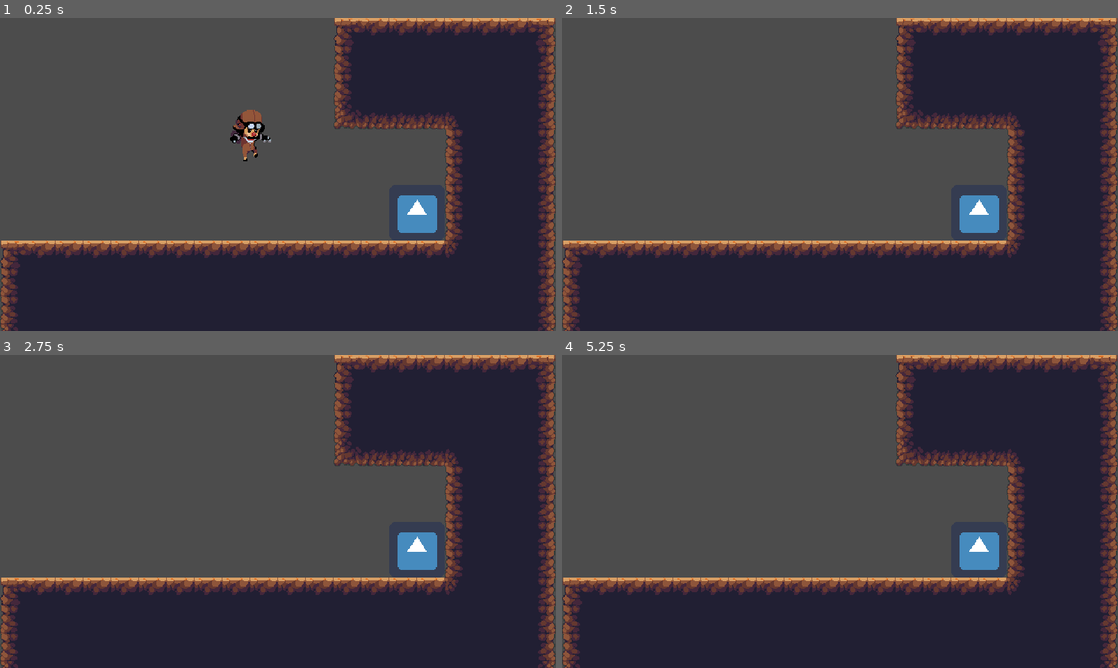
Above: before the commit, frames 1-4 (two rows, left to right).
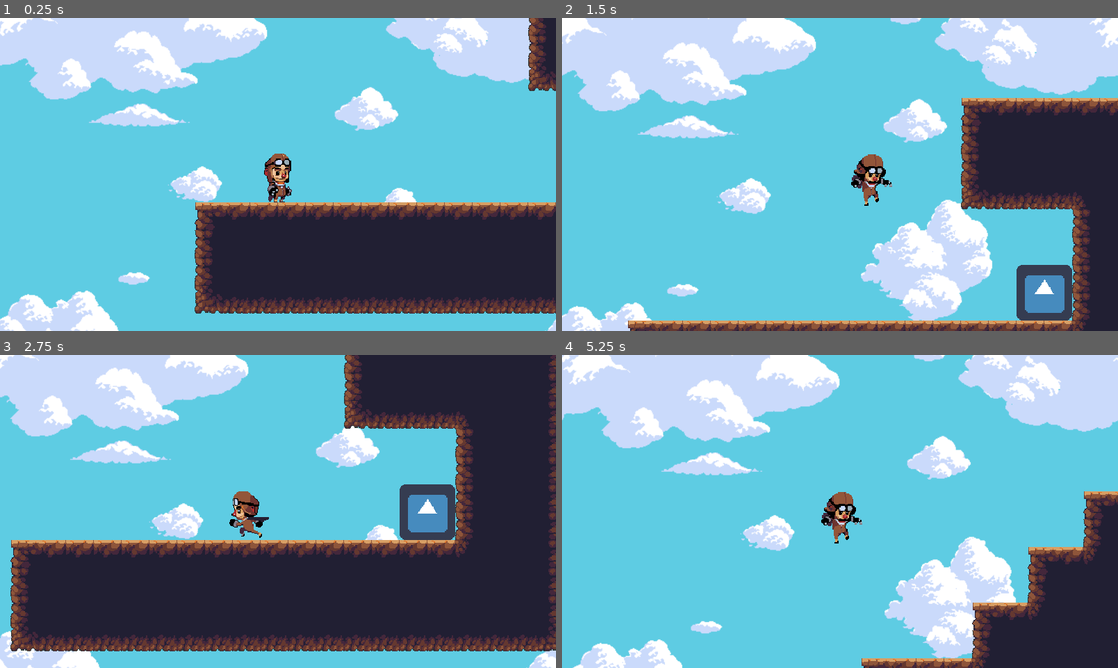
Above: after the commit, the same moments.

Repository: Mariolink528/Platform-Game
Game: Godot game, scene res://World.tscn
Two runs of this game, one before a commit and one after it. Both use one fixed random seed, a clock stepped at 60 frames per second and the inputs below. The engine's default icon, where the game draws it, is replaced by a stand-in: a white triangle on a blue panel in a dark square.
Inputs:
- Up to frame 1 (0.25 s): no input
- Up to frame 2 (1.5 s): hold Right (ui_right) from 0.53 s (still down); tap Up (ui_up) at 0.77 s
- Up to frame 3 (2.75 s): tap Up (ui_up) at 1.52 s; release Right (ui_right) at 2.03 s; hold Left (ui_left) from 2.03 s (still down)
- Up to frame 4 (5.25 s): release Left (ui_left) at 2.78 s; hold Right (ui_right) 2.78-4.28 s; tap Up (ui_up) at 3.02, 3.77, 4.52 s; hold Left (ui_left) 4.28-5.03 s; hold Right (ui_right) from 5.03 s (still down)

The runs differ from the first frame. In frame 1, 89% of the frame differs, in the area x 0-100%, y 0-100%; in frame 2, 94%; in frame 3, 73%; in frame 4, 94%.

Commit message:
Parallax scrolling

Diff:
--- a/DirtAutoTile.tres
+++ b/DirtAutoTile.tres
@@ -1,6 +1,99 @@
-[gd_resource type="TileSet" load_steps=2 format=2]
+[gd_resource type="TileSet" load_steps=33 format=2]
 
 [ext_resource path="res://Sprites/Tiles/DirtAutoTile.png" type="Texture" id=1]
+
+[sub_resource type="ConvexPolygonShape2D" id=1]
+points = PoolVector2Array( 0, 0, 64, 0, 64, 64, 0, 64 )
+
+[sub_resource type="ConvexPolygonShape2D" id=2]
+points = PoolVector2Array( 0, 0, 64, 0, 64, 64, 0, 64 )
+
+[sub_resource type="ConvexPolygonShape2D" id=3]
+points = PoolVector2Array( 64, 0, 64, 64, 0, 64, 0, 0 )
+
+[sub_resource type="ConvexPolygonShape2D" id=4]
+points = PoolVector2Array( 0, 0, 64, 0, 64, 64, 0, 64 )
+
+[sub_resource type="ConvexPolygonShape2D" id=5]
+points = PoolVector2Array( 0, 0, 64, 0, 64, 64, 0, 64 )
+
+[sub_resource type="ConvexPolygonShape2D" id=6]
+points = PoolVector2Array( 0, 0, 64, 0, 64, 64, 0, 64 )
+
+[sub_resource type="ConvexPolygonShape2D" id=7]
+points = PoolVector2Array( 0, 0, 64, 0, 64, 64, 0, 64 )
+
+[sub_resource type="ConvexPolygonShape2D" id=8]
+points = PoolVector2Array( 0, 0, 64, 0, 64, 64, 0, 64 )
+
+[sub_resource type="ConvexPolygonShape2D" id=9]
+points = PoolVector2Array( 0, 0, 64, 0, 64, 64, 0, 64 )
+
+[sub_resource type="ConvexPolygonShape2D" id=10]
+points = PoolVector2Array( 0, 0, 64, 0, 64, 64, 0, 64 )
+
+[sub_resource type="ConvexPolygonShape2D" id=11]
+points = PoolVector2Array( 0, 0, 64, 0, 64, 64, 0, 64 )
+
+[sub_resource type="ConvexPolygonShape2D" id=12]
+points = PoolVector2Array( 0, 0, 64, 0, 64, 64, 0, 64 )
+
+[sub_resource type="ConvexPolygonShape2D" id=13]
+points = PoolVector2Array( 0, 0, 64, 0, 64, 64, 0, 64 )
+
+[sub_resource type="ConvexPolygonShape2D" id=14]
+points = PoolVector2Array( 0, 0, 64, 0, 64, 64, 0, 64 )
+
+[sub_resource type="ConvexPolygonShape2D" id=15]
+points = PoolVector2Array( 0, 0, 64, 0, 64, 64, 0, 64 )
+
+[sub_resource type="ConvexPolygonShape2D" id=16]
+points = PoolVector2Array( 0, 0, 64, 0, 64, 64, 0, 64 )
+
+[sub_resource type="ConvexPolygonShape2D" id=17]
+points = PoolVector2Array( 0, 0, 64, 0, 64, 64, 0, 64 )
+
+[sub_resource type="ConvexPolygonShape2D" id=18]
+points = PoolVector2Array( 0, 0, 64, 0, 64, 64, 0, 64 )
+
+[sub_resource type="ConvexPolygonShape2D" id=19]
+points = PoolVector2Array( 0, 0, 64, 0, 64, 64, 0, 64 )
+
+[sub_resource type="ConvexPolygonShape2D" id=20]
+points = PoolVector2Array( 0, 0, 64, 0, 64, 64, 0, 64 )
+
+[sub_resource type="ConvexPolygonShape2D" id=21]
+points = PoolVector2Array( 0, 0, 64, 0, 64, 64, 0, 64 )
+
+[sub_resource type="ConvexPolygonShape2D" id=22]
+points = PoolVector2Array( 0, 0, 64, 0, 64, 64, 0, 64 )
+
+[sub_resource type="ConvexPolygonShape2D" id=23]
+points = PoolVector2Array( 0, 0, 64, 0, 64, 64, 0, 64 )
+
+[sub_resource type="ConvexPolygonShape2D" id=24]
+points = PoolVector2Array( 0, 0, 64, 0, 64, 64, 0, 64 )
+
+[sub_resource type="ConvexPolygonShape2D" id=25]
+points = PoolVector2Array( 0, 0, 64, 0, 64, 64, 0, 64 )
+
+[sub_resource type="ConvexPolygonShape2D" id=26]
+points = PoolVector2Array( 0, 0, 64, 0, 64, 64, 0, 64 )
+
+[sub_resource type="ConvexPolygonShape2D" id=27]
+points = PoolVector2Array( 0, 0, 64, 0, 64, 64, 0, 64 )
+
+[sub_resource type="ConvexPolygonShape2D" id=28]
+points = PoolVector2Array( 0, 0, 64, 0, 64, 64, 0, 64 )
+
+[sub_resource type="ConvexPolygonShape2D" id=29]
+points = PoolVector2Array( 0, 0, 64, 0, 64, 64, 0, 64 )
+
+[sub_resource type="ConvexPolygonShape2D" id=30]
+points = PoolVector2Array( 0, 0, 64, 0, 64, 64, 0, 64 )
+
+[sub_resource type="ConvexPolygonShape2D" id=31]
+points = PoolVector2Array( 0, 0, 64, 0, 64, 64, 0, 64 )
 
 [resource]
 0/name = "DirtAutoTile"
@@ -20,5 +113,191 @@
 0/autotile/z_index_map = [  ]
 0/occluder_offset = Vector2( 0, 0 )
 0/navigation_offset = Vector2( 0, 0 )
-0/shapes = [  ]
+0/shapes = [ {
+"autotile_coord": Vector2( 0, 1 ),
+"one_way": false,
+"one_way_margin": 1.0,
+"shape": SubResource( 1 ),
+"shape_transform": Transform2D( 1, 0, 0, 1, 0, 0 )
+}, {
+"autotile_coord": Vector2( 0, 2 ),
+"one_way": false,
+"one_way_margin": 1.0,
+"shape": SubResource( 2 ),
+"shape_transform": Transform2D( 1, 0, 0, 1, 0, 0 )
+}, {
+"autotile_coord": Vector2( 0, 3 ),
+"one_way": false,
+"one_way_margin": 1.0,
+"shape": SubResource( 3 ),
+"shape_transform": Transform2D( 1, 0, 0, 1, 0, 0 )
+}, {
+"autotile_coord": Vector2( 1, 0 ),
+"one_way": false,
+"one_way_margin": 1.0,
+"shape": SubResource( 4 ),
+"shape_transform": Transform2D( 1, 0, 0, 1, 0, 0 )
+}, {
+"autotile_coord": Vector2( 1, 1 ),
+"one_way": false,
+"one_way_margin": 1.0,
+"shape": SubResource( 5 ),
+"shape_transform": Transform2D( 1, 0, 0, 1, 0, 0 )
+}, {
+"autotile_coord": Vector2( 1, 2 ),
+"one_way": false,
+"one_way_margin": 1.0,
+"shape": SubResource( 6 ),
+"shape_transform": Transform2D( 1, 0, 0, 1, 0, 0 )
+}, {
+"autotile_coord": Vector2( 1, 3 ),
+"one_way": false,
+"one_way_margin": 1.0,
+"shape": SubResource( 7 ),
+"shape_transform": Transform2D( 1, 0, 0, 1, 0, 0 )
+}, {
+"autotile_coord": Vector2( 2, 0 ),
+"one_way": false,
+"one_way_margin": 1.0,
+"shape": SubResource( 8 ),
+"shape_transform": Transform2D( 1, 0, 0, 1, 0, 0 )
+}, {
+"autotile_coord": Vector2( 2, 1 ),
+"one_way": false,
+"one_way_margin": 1.0,
+"shape": SubResource( 9 ),
+"shape_transform": Transform2D( 1, 0, 0, 1, 0, 0 )
+}, {
+"autotile_coord": Vector2( 2, 2 ),
+"one_way": false,
+"one_way_margin": 1.0,
+"shape": SubResource( 10 ),
+"shape_transform": Transform2D( 1, 0, 0, 1, 0, 0 )
+}, {
+"autotile_coord": Vector2( 2, 3 ),
+"one_way": false,
+"one_way_margin": 1.0,
+"shape": SubResource( 11 ),
+"shape_transform": Transform2D( 1, 0, 0, 1, 0, 0 )
+}, {
+"autotile_coord": Vector2( 3, 2 ),
+"one_way": false,
+"one_way_margin": 1.0,
+"shape": SubResource( 12 ),
+"shape_transform": Transform2D( 1, 0, 0, 1, 0, 0 )
+}, {
+"autotile_coord": Vector2( 3, 3 ),
+"one_way": false,
+"one_way_margin": 1.0,
+"shape": SubResource( 13 ),
+"shape_transform": Transform2D( 1, 0, 0, 1, 0, 0 )
+}, {
+"autotile_coord": Vector2( 4, 2 ),
+"one_way": false,
+"one_way_margin": 1.0,
+"shape": SubResource( 14 ),
+"shape_transform": Transform2D( 1, 0, 0, 1, 0, 0 )
+}, {
+"autotile_coord": Vector2( 4, 3 ),
+"one_way": false,
+"one_way_margin": 1.0,
+"shape": SubResource( 15 ),
+"shape_transform": Transform2D( 1, 0, 0, 1, 0, 0 )
+}, {
+"autotile_coord": Vector2( 5, 0 ),
+"one_way": false,
+"one_way_margin": 1.0,
+"shape": SubResource( 16 ),
+"shape_transform": Transform2D( 1, 0, 0, 1, 0, 0 )
+}, {
+"autotile_coord": Vector2( 5, 1 ),
+"one_way": false,
+"one_way_margin": 1.0,
+"shape": SubResource( 17 ),
+"shape_transform": Transform2D( 1, 0, 0, 1, 0, 0 )
+}, {
+"autotile_coord": Vector2( 5, 2 ),
+"one_way": false,
+"one_way_margin": 1.0,
+"shape": SubResource( 18 ),
+"shape_transform": Transform2D( 1, 0, 0, 1, 0, 0 )
+}, {
+"autotile_coord": Vector2( 5, 3 ),
+"one_way": false,
+"one_way_margin": 1.0,
+"shape": SubResource( 19 ),
+"shape_transform": Transform2D( 1, 0, 0, 1, 0, 0 )
+}, {
+"autotile_coord": Vector2( 6, 0 ),
+"one_way": false,
+"one_way_margin": 1.0,
+"shape": SubResource( 20 ),
+"shape_transform": Transform2D( 1, 0, 0, 1, 0, 0 )
+}, {
+"autotile_coord": Vector2( 6, 1 ),
+"one_way": false,
+"one_way_margin": 1.0,
+"shape": SubResource( 21 ),
+"shape_transform": Transform2D( 1, 0, 0, 1, 0, 0 )
+}, {
+"autotile_coord": Vector2( 7, 0 ),
+"one_way": false,
+"one_way_margin": 1.0,
+"shape": SubResource( 22 ),
+"shape_transform": Transform2D( 1, 0, 0, 1, 0, 0 )
+}, {
+"autotile_coord": Vector2( 7, 1 ),
+"one_way": false,
+"one_way_margin": 1.0,
+"shape": SubResource( 23 ),
+"shape_transform": Transform2D( 1, 0, 0, 1, 0, 0 )
+}, {
+"autotile_coord": Vector2( 8, 0 ),
+"one_way": false,
+"one_way_margin": 1.0,
+"shape": SubResource( 24 ),
+"shape_transform": Transform2D( 1, 0, 0, 1, 0, 0 )
+}, {
+"autotile_coord": Vector2( 8, 1 ),
+"one_way": false,
+"one_way_margin": 1.0,
+"shape": SubResource( 25 ),
+"shape_transform": Transform2D( 1, 0, 0, 1, 0, 0 )
+}, {
+"autotile_coord": Vector2( 9, 0 ),
+"one_way": false,
+"one_way_margin": 1.0,
+"shape": SubResource( 26 ),
+"shape_transform": Transform2D( 1, 0, 0, 1, 0, 0 )
+}, {
+"autotile_coord": Vector2( 9, 1 ),
+"one_way": false,
+"one_way_margin": 1.0,
+"shape": SubResource( 27 ),
+"shape_transform": Transform2D( 1, 0, 0, 1, 0, 0 )
+}, {
+"autotile_coord": Vector2( 10, 0 ),
+"one_way": false,
+"one_way_margin": 1.0,
+"shape": SubResource( 28 ),
+"shape_transform": Transform2D( 1, 0, 0, 1, 0, 0 )
+}, {
+"autotile_coord": Vector2( 10, 1 ),
+"one_way": false,
+"one_way_margin": 1.0,
+"shape": SubResource( 29 ),
+"shape_transform": Transform2D( 1, 0, 0, 1, 0, 0 )
+}, {
+"autotile_coord": Vector2( 11, 0 ),
+"one_way": false,
+"one_way_margin": 1.0,
+"shape": SubResource( 30 ),
+"shape_transform": Transform2D( 1, 0, 0, 1, 0, 0 )
+}, {
+"autotile_coord": Vector2( 11, 1 ),
+"one_way": false,
+"one_way_margin": 1.0,
+"shape": SubResource( 31 ),
+"shape_transform": Transform2D( 1, 0, 0, 1, 0, 0 )
+} ]
 0/z_index = 0
--- a/Player.tscn
+++ b/Player.tscn
@@ -1,37 +1,38 @@
-[gd_scene load_steps=13 format=2]
+[gd_scene load_steps=14 format=2]
 
 [ext_resource path="res://KinematicBody2D.gd" type="Script" id=1]
-[ext_resource path="res://Sprites/Player/Jump0.png" type="Texture" id=2]
-[ext_resource path="res://Sprites/Player/Run0.png" type="Texture" id=3]
-[ext_resource path="res://Sprites/Player/Run1.png" type="Texture" id=4]
-[ext_resource path="res://Sprites/Player/Run2.png" type="Texture" id=5]
-[ext_resource path="res://Sprites/Player/Run3.png" type="Texture" id=6]
-[ext_resource path="res://Sprites/Player/Run4.png" type="Texture" id=7]
-[ext_resource path="res://Sprites/Player/Run7.png" type="Texture" id=8]
-[ext_resource path="res://Sprites/Player/Idle0.png" type="Texture" id=9]
-[ext_resource path="res://Sprites/Player/Jump3.png" type="Texture" id=10]
+[ext_resource path="res://Sprites/Player/Jump3.png" type="Texture" id=2]
+[ext_resource path="res://Sprites/Player/Idle0.png" type="Texture" id=3]
+[ext_resource path="res://Sprites/Player/Jump0.png" type="Texture" id=4]
+[ext_resource path="res://Sprites/Player/Run0.png" type="Texture" id=5]
+[ext_resource path="res://Sprites/Player/Run1.png" type="Texture" id=6]
+[ext_resource path="res://Sprites/Player/Run2.png" type="Texture" id=7]
+[ext_resource path="res://Sprites/Player/Run3.png" type="Texture" id=8]
+[ext_resource path="res://Sprites/Player/Run4.png" type="Texture" id=9]
+[ext_resource path="res://Sprites/Player/Run7.png" type="Texture" id=10]
+[ext_resource path="res://Sky.png" type="Texture" id=11]
 
 [sub_resource type="SpriteFrames" id=1]
 animations = [ {
 "frames": [ ExtResource( 2 ) ],
 "loop": true,
-"name": "Jump",
+"name": "Fall",
 "speed": 5.0
 }, {
-"frames": [ ExtResource( 3 ), ExtResource( 4 ), ExtResource( 5 ), ExtResource( 6 ), ExtResource( 7 ), ExtResource( 8 ) ],
-"loop": true,
-"name": "Run",
-"speed": 10.0
-}, {
-"frames": [ ExtResource( 9 ) ],
+"frames": [ ExtResource( 3 ) ],
 "loop": true,
 "name": "Idle",
 "speed": 5.0
 }, {
-"frames": [ ExtResource( 10 ) ],
+"frames": [ ExtResource( 4 ) ],
 "loop": true,
-"name": "Fall",
+"name": "Jump",
 "speed": 5.0
+}, {
+"frames": [ ExtResource( 5 ), ExtResource( 6 ), ExtResource( 7 ), ExtResource( 8 ), ExtResource( 9 ), ExtResource( 10 ) ],
+"loop": true,
+"name": "Run",
+"speed": 10.0
 } ]
 
 [sub_resource type="CapsuleShape2D" id=2]
@@ -39,7 +40,6 @@
 height = 28.0
 
 [node name="Player" type="KinematicBody2D"]
-position = Vector2( 288, 96 )
 script = ExtResource( 1 )
 __meta__ = {
 "_edit_group_": true
@@ -52,3 +52,19 @@
 [node name="CollisionShape2D" type="CollisionShape2D" parent="."]
 position = Vector2( 0, 4 )
 shape = SubResource( 2 )
+
+[node name="Camera2D" type="Camera2D" parent="."]
+current = true
+drag_margin_h_enabled = false
+drag_margin_v_enabled = false
+smoothing_enabled = true
+
+[node name="ParallaxBackground" type="ParallaxBackground" parent="."]
+
+[node name="ParallaxLayer" type="ParallaxLayer" parent="ParallaxBackground"]
+motion_scale = Vector2( 0.1, 0.1 )
+motion_mirroring = Vector2( 640, 640 )
+
+[node name="Sky" type="Sprite" parent="ParallaxBackground/ParallaxLayer"]
+texture = ExtResource( 11 )
+centered = false
--- a/World.tscn
+++ b/World.tscn
@@ -7,6 +7,7 @@
 [node name="World" type="Node"]
 
 [node name="Player" parent="." instance=ExtResource( 1 )]
+position = Vector2( 96, 224 )
 
 [node name="WorldComplete" parent="." instance=ExtResource( 2 )]
 position = Vector2( 480, 224 )
--- a/World2.tscn
+++ b/World2.tscn
@@ -1,7 +1,8 @@
-[gd_scene load_steps=3 format=2]
+[gd_scene load_steps=4 format=2]
 
 [ext_resource path="res://Player.tscn" type="PackedScene" id=1]
 [ext_resource path="res://WorldComplete.tscn" type="PackedScene" id=2]
+[ext_resource path="res://DirtAutoTile.tres" type="TileSet" id=3]
 
 [node name="World2" type="Node"]
 
@@ -11,3 +12,8 @@
 [node name="WorldComplete" parent="." instance=ExtResource( 2 )]
 position = Vector2( 512, 160 )
 next_world = "res://World.tscn"
+
+[node name="TileMap" type="TileMap" parent="."]
+tile_set = ExtResource( 3 )
+format = 1
+tile_data = PoolIntArray( 8, 0, 196608, 9, 0, 7, 65540, 0, 1, 65541, 0, 2, 65545, 0, 65541, 131075, 0, 1, 131076, 0, 65540, 131077, 0, 65539, 131078, 0, 2, 131081, 0, 65541, 196610, 0, 1, 196611, 0, 65540, 196612, 0, 196619, 196613, 0, 196619, 196614, 0, 65539, 196615, 0, 65536, 196616, 0, 65536, 196617, 0, 11, 262144, 0, 196608, 262145, 0, 196609, 262146, 0, 65544, 262147, 0, 131072, 262148, 0, 131072, 262149, 0, 131072, 262150, 0, 131072, 262151, 0, 131072, 262152, 0, 131072, 262153, 0, 65538 )
--- a/project.godot
+++ b/project.godot
@@ -30,4 +30,5 @@
 
 [rendering]
 
+quality/2d/use_pixel_snap=true
 environment/default_environment="res://default_env.tres"
